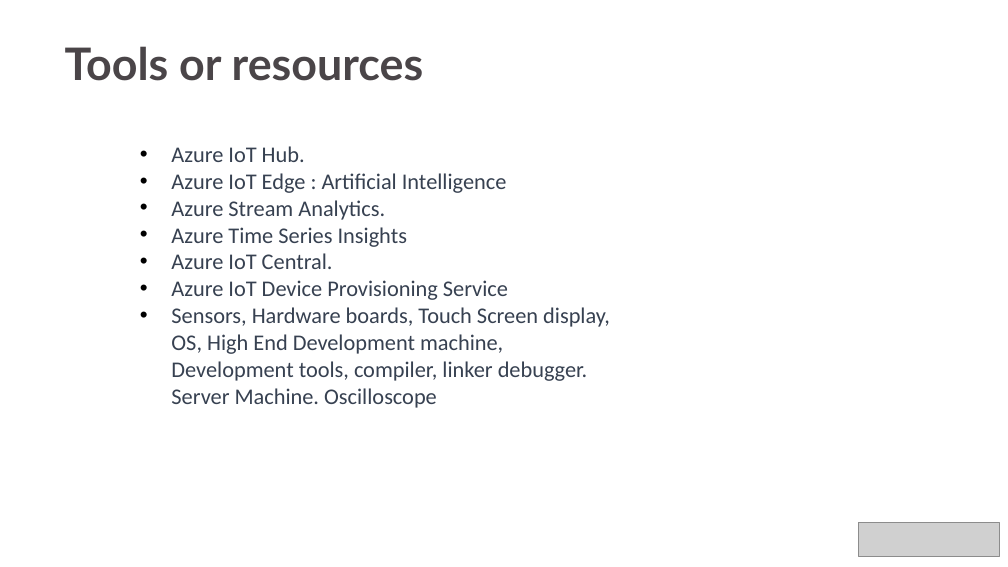
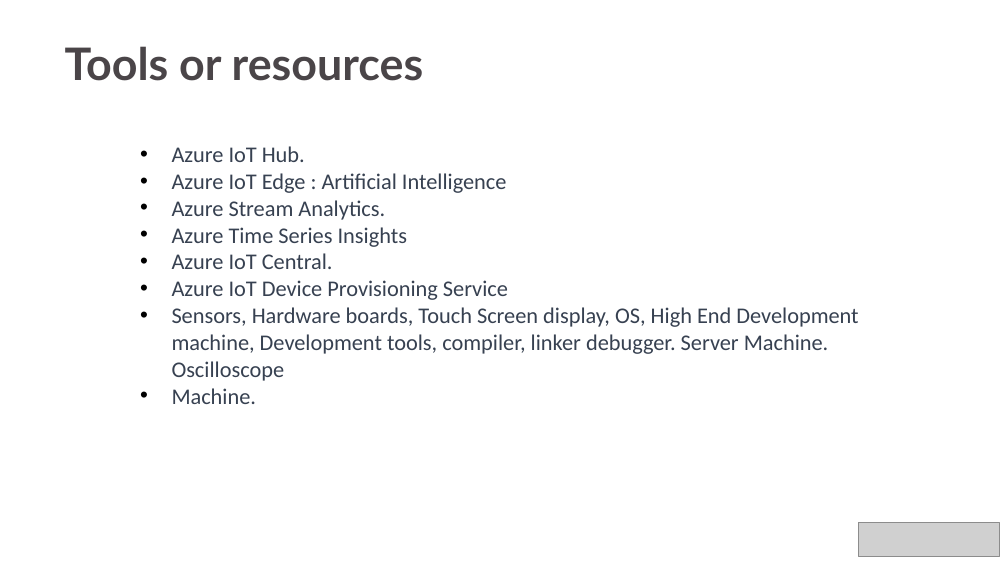
Before and after one commit to jbt1607/Sustainability-Hack, a slide deck: slide 5 of Idea/Smart Agriculture.pptx. Drawn at 1008x567 pixels with LibreOffice and Linux fonts; fonts in the diff are those of the drawing; grey boxes stand for pictures; background and template pictures are left out. Boxes give left, top, right and bottom in pixels: in the first picture for what was removed or moved away, otherwise in the second. Text is boxed around its words. In the diff, an @@ line names an element or a change of style, - is before the commit and + after.

```diff
--- a/Idea/Smart Agriculture.pptx
+++ b/Idea/Smart Agriculture.pptx
@@ text at <box>172,388,257,404</box>: paragraph added @@
+• Machine.
```
Also in this commit, not shown: 3 other slides changed, 4 slides added, 1 slide removed, 1 other file.
